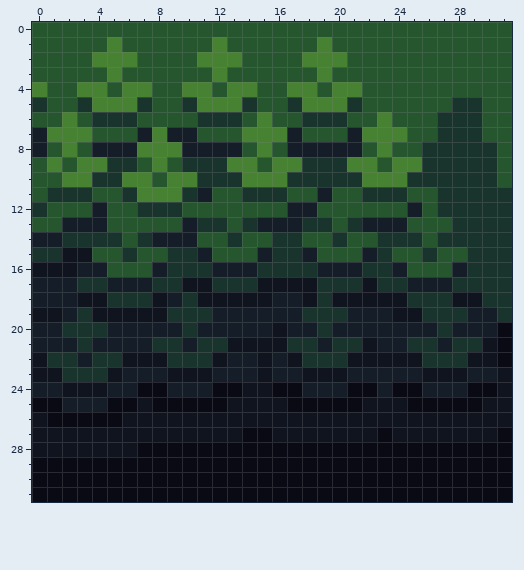
Pixel-art file -- ProjectAssets/Enviroment/AsepriteFiles/Forest_Wall_Down_End_Right.aseprite. The picture above is the old version.
32x32 pixels, 1 frame.
After:
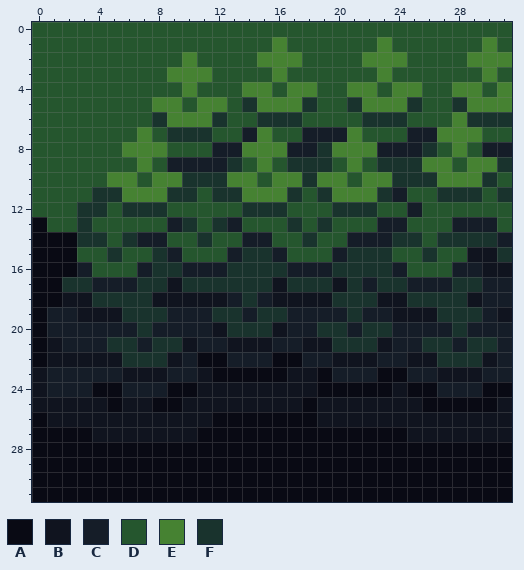
Palette (. is transparent): A #090a14  B #10141f  C #151d28  D #25562e  E #468232  F #19332d
The edit:
Changed rows in their new state; - is an unchanged pixel.
first column x 0:
 1 -----D------D---E--D---E------E-
 2 ----DDD---EDDD-EEEDDD-EEE----EEE
 3 -----D---EEED---E--D---E------E-
 4 D--DD-DD---D-D-E----D-E-EE--EE-E
 5 D--DDDDDEED--D-EEEFDD-EEEF---EEE
 6 --D-DDD-FEEE-D-FFFDDD-FFF--DE-FF
 7 DDDD---EDFFF--C-DDCCCEDDDCCEEE--
 8 D-D-DDE--DDD--E-E--FEEECCC-DEDCC
 9 -D-DDDDEDCCCCFDEDF--D-DFFFEEDEEF
10 --DDDE-DE-F--E-D-E-EED--F--EEE--
11 -DDDFFE--F-DFFEEEF-FEEE-C-----D-
12 D--FF-F--D----FFFDD-FFF----DDDDD
13 A-DFD----CFD-CDDDFD--DD-----CCCD
14 AAA--DFC-DDF-DCCDDF-DCCC-------C
15 AAAD-FD-FCDD-CFFCDD-CFF------BB-
16 AAA-D--CF-CC-FF--CC-FF-------CBB
17 AAF-C--F-BFF---F-FF-B-C-------CC
18 AAB-F----BB--CFCBB-BFFF-----F-CC
19 AC-B--FFFCCCFF-FF-CCCF----B--F-B
20 A-CCC--F--C-BFFF----F-FF---CF--C
21 AB-C-FF---BCC---CCBB--FB-C-FC-FC
22 ABBBBBFFFBCAA--CAACCB--CC-B--F-C
23 -CCCCCBBBCC-AAAAAB-AC--AA-C--B-C
24 B-CCAA-CCAABBB--BBBAA--AB-A--C-A
25 BBBBB-B---BBB----B-BBB---B----A-
26 ABBBBB------AAAAAAA-------------
27 AAAA-------AAA--AAAAAAA-A------B
28 AAAAAAA-------------------------
Boxes around the changes in both pictures, in picture pixels (x1, y1, x2, y2):
changed: (32, 37, 512, 457)
